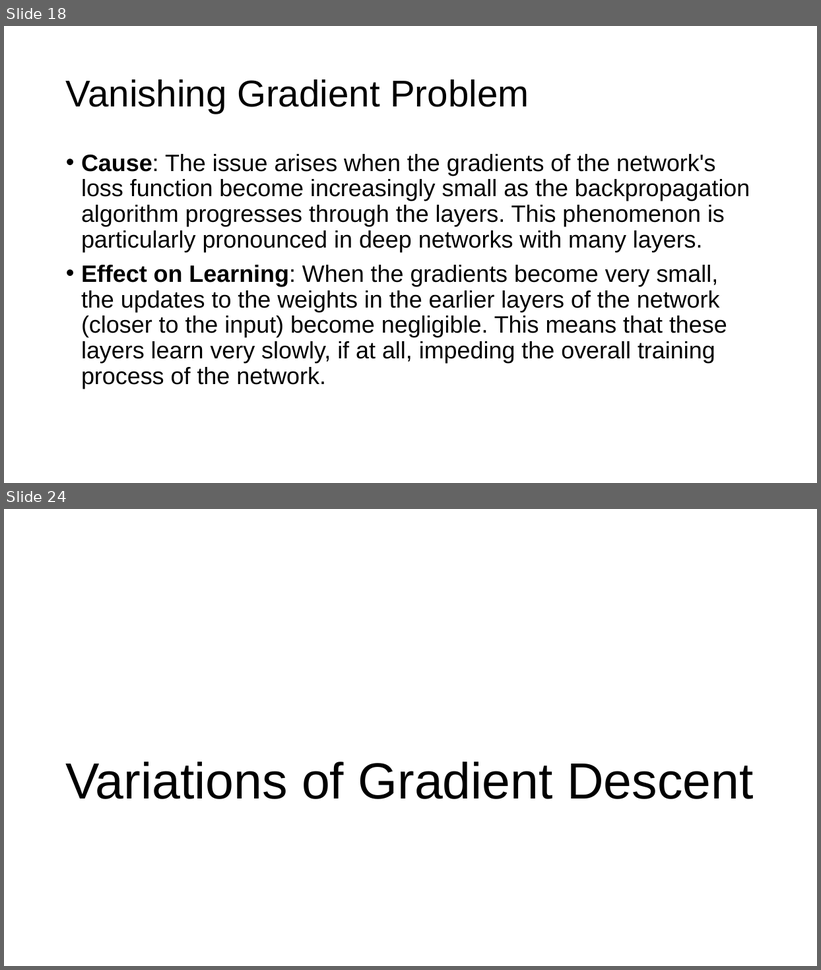
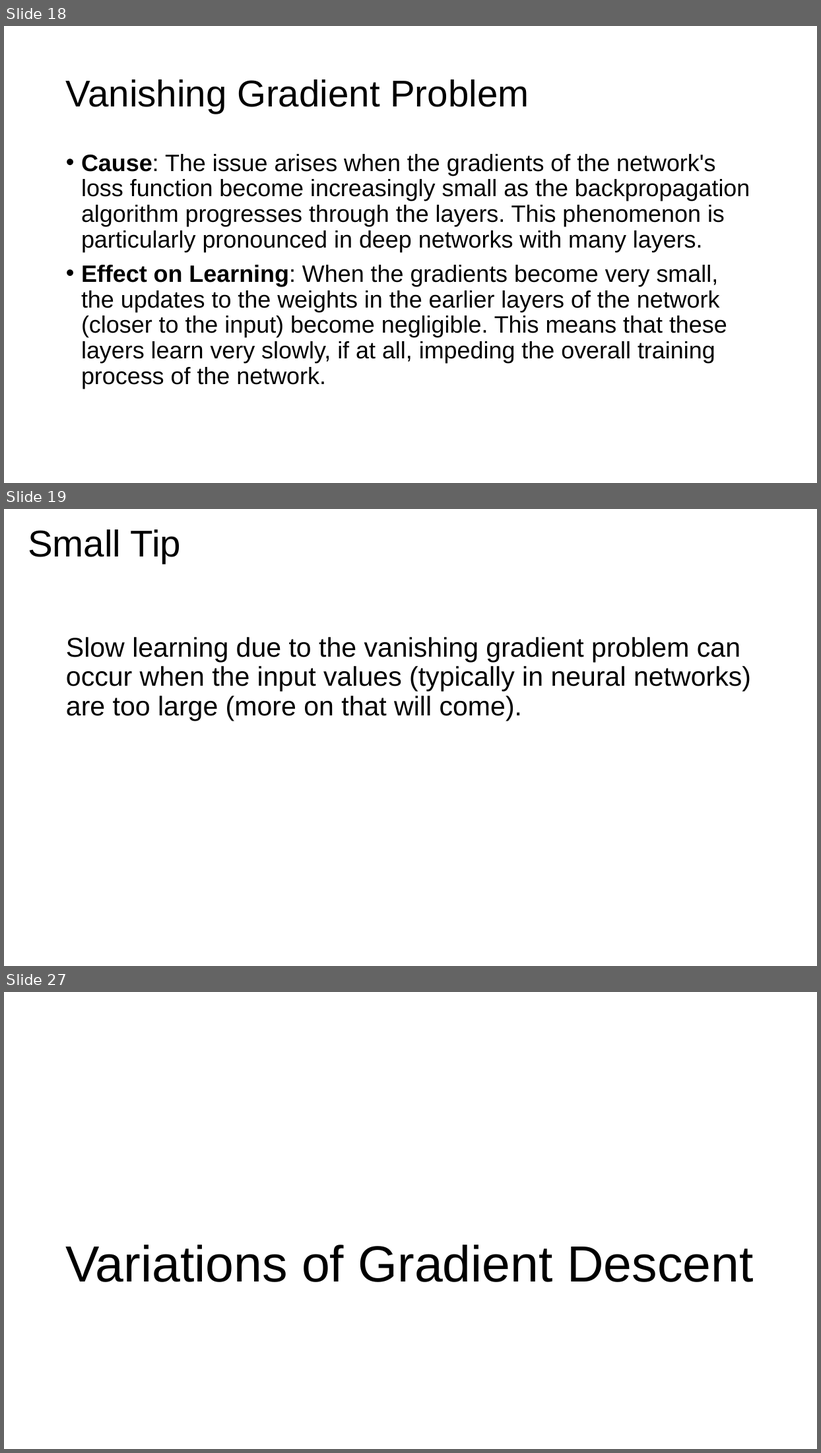
Before and after one commit to toelt-llc/MACHINE-LEARNING-SCHOOL-INAF, a slide deck: DAY1/02 - Calculus and Gradient Descent/Gradient Descent Part I.pptx. Shown one above the other, each under a label of ours: slides 18 and 24 before the commit, slides 18, 19 and 27 after it; the slides between them are not shown. The pictures are 821x970 and 821x1453 pixels, drawn with LibreOffice and Linux fonts; fonts in the diff are those of the drawing. Boxes give left, top, right and bottom in pixels: in the first picture for what was removed or moved away, otherwise in the second. Text is boxed around its words. In the diff, an @@ line names an element or a change of style, - is before the commit and + after.

```diff
--- a/DAY1/02 - Calculus and Gradient Descent/Gradient Descent Part I.pptx
+++ b/DAY1/02 - Calculus and Gradient Descent/Gradient Descent Part I.pptx
@@ slide 19 added at (x1=4, y1=509, x2=817, y2=966), background #FFFFFF @@
@@ title added at (x1=28, y1=529, x2=181, y2=563), 44 pt, text #000000 @@
+Small Tip
@@ text added at (x1=66, y1=637, x2=751, y2=721), 32 pt, text #000000 @@
+Slow learning due to the vanishing gradient problem can occur when the input values (typically in neural networks) are too large (more on that will come).
@@ what was slide 24 is now slide 27 @@
```
Also in this commit, not shown: 9 slides changed, 2 other slides added, 4 other files.
